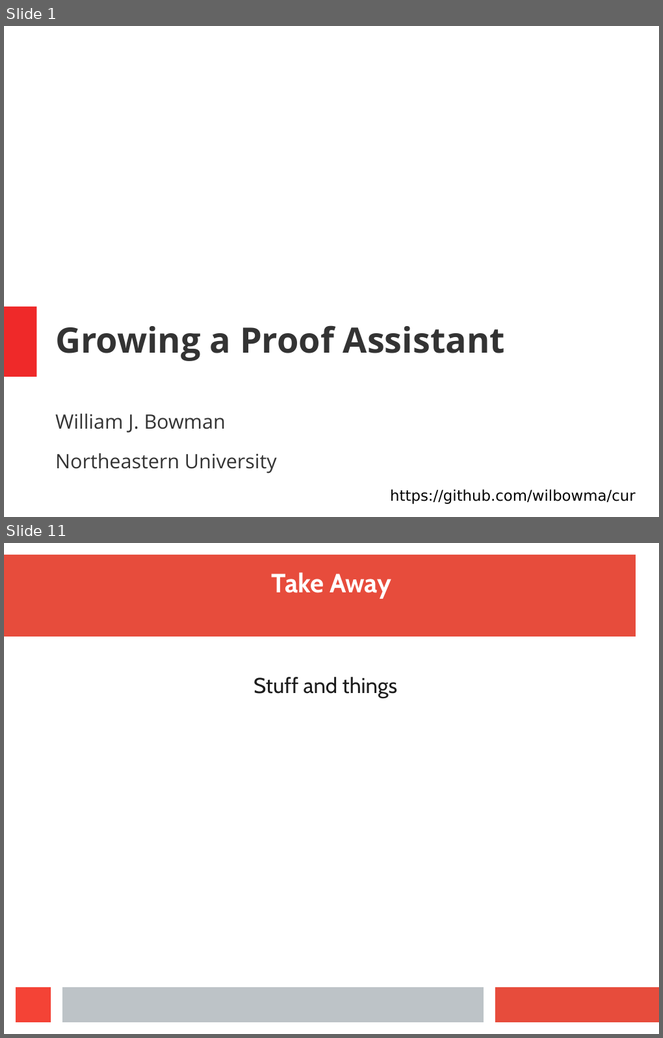
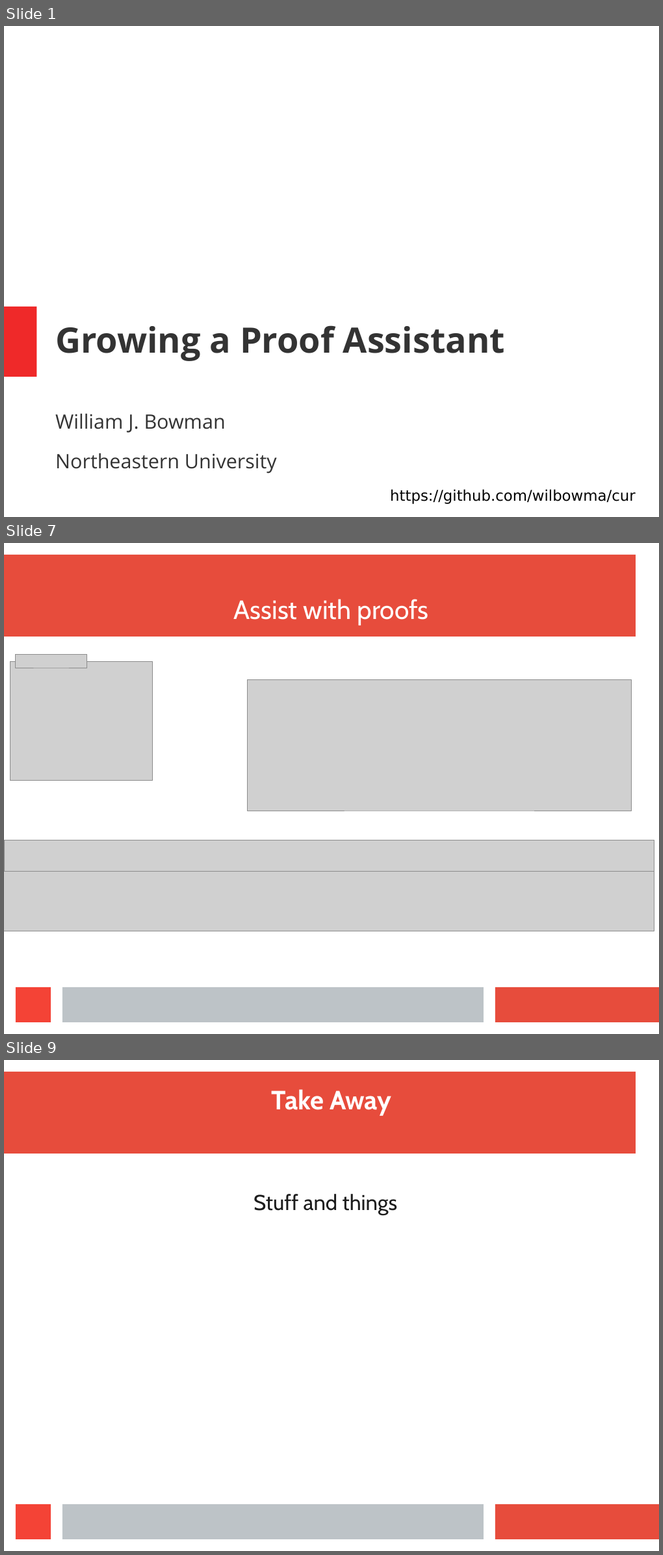
Before and after one commit to wilbowma/cur, a slide deck: hope-2016/slides.odp. Shown one above the other, each under a label of ours: slides 1 and 11 before the commit, slides 1, 7 and 9 after it; the slides between them are not shown. The pictures are 663x1038 and 663x1555 pixels, drawn with LibreOffice and Linux fonts; fonts in the diff are those of the drawing; grey boxes stand for pictures. Boxes give left, top, right and bottom in pixels: in the first picture for what was removed or moved away, otherwise in the second. Text is boxed around its words. In the diff, an @@ line names an element or a change of style, - is before the commit and + after.

```diff
--- a/hope-2016/slides.odp
+++ b/hope-2016/slides.odp
@@ slide 7 added at (4,543,659,1034), background #FFFFFF; not listed: 4 template elements that a slide beside it also shows @@
@@ title added at (234,599,429,626), 32 pt, text #FFFFFF @@
+Assist with proofs
@@ picture added at (15,654,87,668) @@
@@ picture added at (10,662,153,781) @@
@@ picture added at (248,679,632,811) @@
@@ picture added at (4,840,655,872) @@
@@ picture added at (4,872,655,931) @@
@@ what was slide 11 is now slide 9 @@
```
Also in this commit, not shown: 6 other slides added, 9 slides removed, 2 other files.
